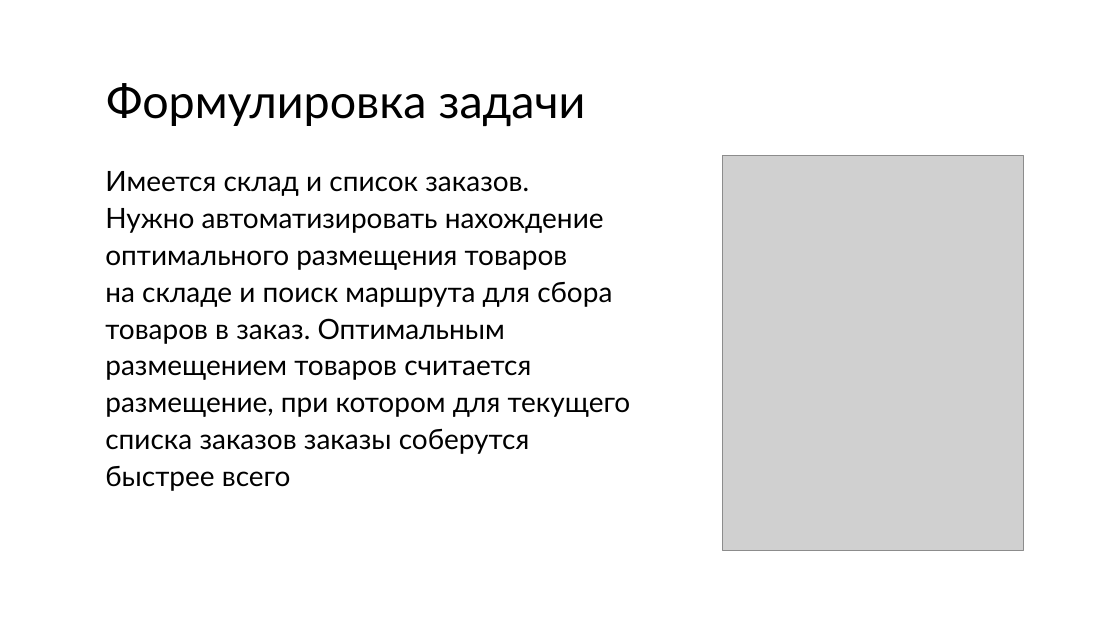
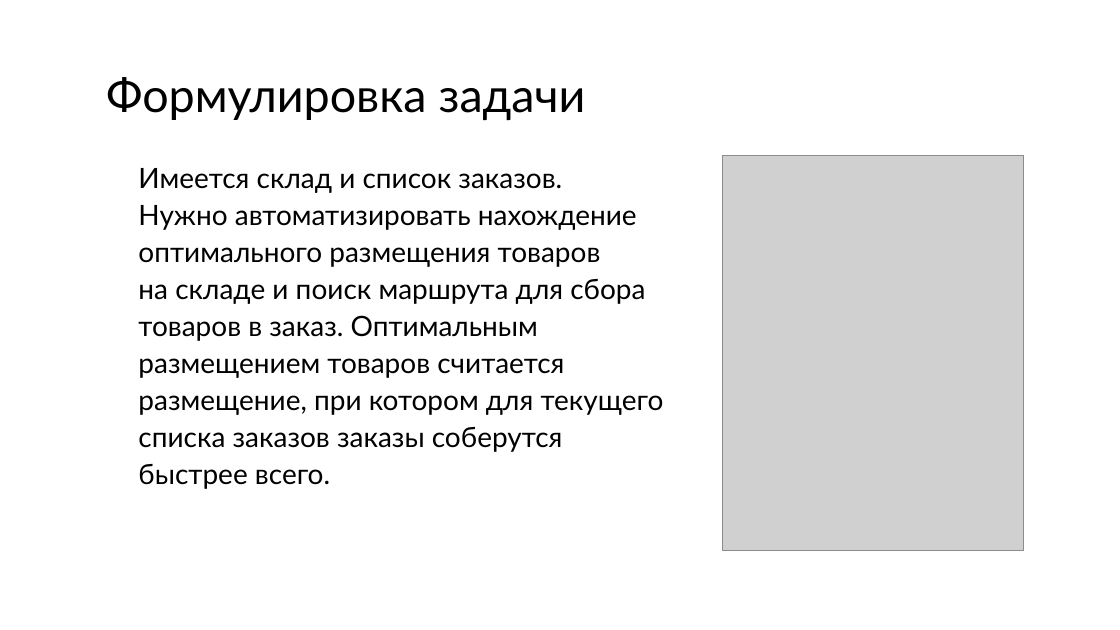
Before and after one commit to w1ldhoneyp1e/goods-distribution-warehouse, a slide deck: slide 2 of presentation.pptx. Drawn at 1120x630 pixels with LibreOffice and Linux fonts; fonts in the diff are those of the drawing; grey boxes stand for pictures. Boxes give left, top, right and bottom in pixels: in the first picture for what was removed or moved away, otherwise in the second. Text is boxed around its words. In the diff, an @@ line names an element or a change of style, - is before the commit and + after.

```diff
--- a/presentation.pptx
+++ b/presentation.pptx
@@ title "Формулировка задачи": place and size @@
-title "Формулировка задачи" at (106,83,586,126)
+title "Формулировка задачи" at (106,77,586,120)
@@ text at (138,168,664,489): text changed @@
-Имеется склад и список заказов.
-Нужно автоматизировать нахождение оптимального размещения товаров
-на складе и поиск маршрута для сбора товаров в заказ. Оптимальным размещением товаров считается размещение, при котором для текущего списка заказов заказы соберутся быстрее всего
+Имеется склад и список заказов.
+Нужно автоматизировать нахождение оптимального размещения товаров
+на складе и поиск маршрута для сбора товаров в заказ. Оптимальным размещением товаров считается размещение, при котором для текущего списка заказов заказы соберутся быстрее всего.
```
Also in this commit, not shown: 15 other slides changed, 23 slides added, 3 slides removed, 29 other files.
